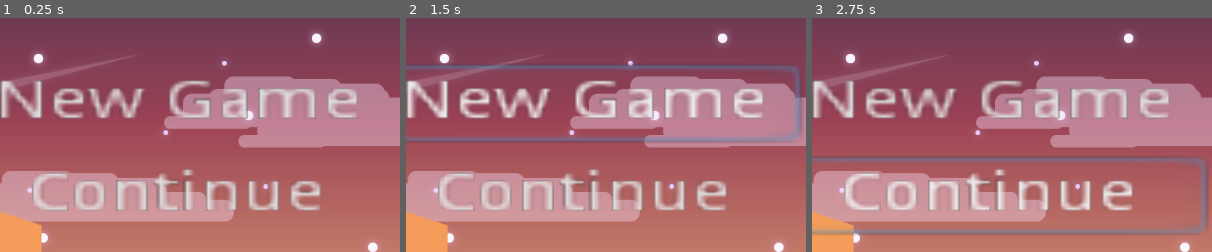
Above: before the commit, frames 1-3 (left to right).
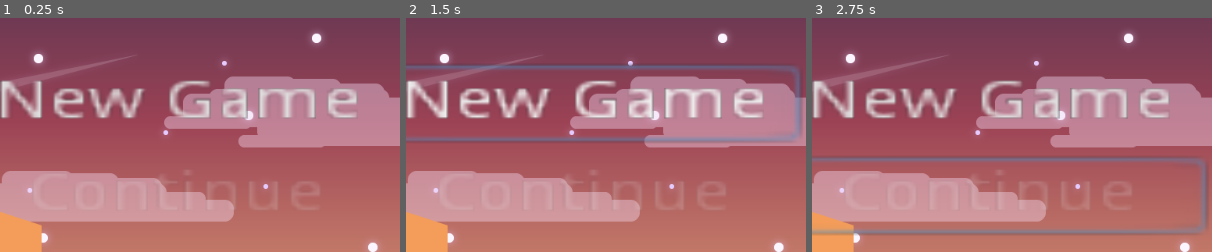
Above: after the commit, the same moments.

Repository: proof-by-sledgehammer/ld36
Game: Godot game, scene res://screens/main_menu_screen.tscn
Same seed, same stepped clock (60 frames per second), same inputs: the game is played once before the commit and once after it.
Inputs (mouse positions are % of the whole screen's width and height, from its top left):
- Up to frame 1 (0.25 s): no input
- Up to frame 2 (1.5 s): click "New Game" at 0.5 s; click "New Game" at 1.25 s
- Up to frame 3 (2.75 s): click (31, 38) at 2 s, where only the run before the commit has a clickable "Continue"
The pictures show only the part of the screen within x 8-58%, y 0-50%; the shares and areas given below are measured in that part.

The runs differ from the first frame. In frame 1, 3.7% of the frame differs, in the area x 8-81%, y 64-83%; in frame 2, 3.7%; in frame 3, 3.9%.

Commit message:
Add persitant state

Diff:
--- a/project.godot
+++ b/project.godot
@@ -14,6 +14,10 @@
 run/main_scene="res://screens/main_menu_screen.tscn"
 config/icon="res://icon.png"
 
+[autoload]
+
+State="*res://state/state.gd"
+
 [physics]
 
 common/enable_pause_aware_picking=true
--- a/screens/main_menu_screen.gd
+++ b/screens/main_menu_screen.gd
@@ -1,4 +1,12 @@
 extends Control
+
+# ========= Engine Hooks
+
+func _ready() -> void:
+	if State.savegame_exists():
+		State.load_savegame()
+	else:
+		$Buttons/Continue.disabled = true
 
 # ========= Event Handlers
 
--- /dev/null
+++ b/state/state.gd
@@ -0,0 +1,34 @@
+extends Node
+
+export(String) var savegame_path = "user://savegame"
+
+var max_level_unlocked = 1
+var money = 0
+
+# ========= Persitance API
+
+func savegame_exists() -> bool:
+	return File.new().file_exists(savegame_path)
+
+
+func load_savegame() -> void:
+	assert(savegame_exists())
+
+	var file = File.new()
+	file.open(savegame_path, File.READ)
+
+	var data = parse_json(file.get_line())
+	max_level_unlocked = data["max_level_unlocked"]
+	money = data["money"]
+
+
+func save_savegame() -> void:
+	var file = File.new()
+	file.open(savegame_path, File.WRITE)
+
+	var data = {
+		"max_level_unlocked": max_level_unlocked,
+		"money": money
+	}
+
+	file.store_line(to_json(data))
